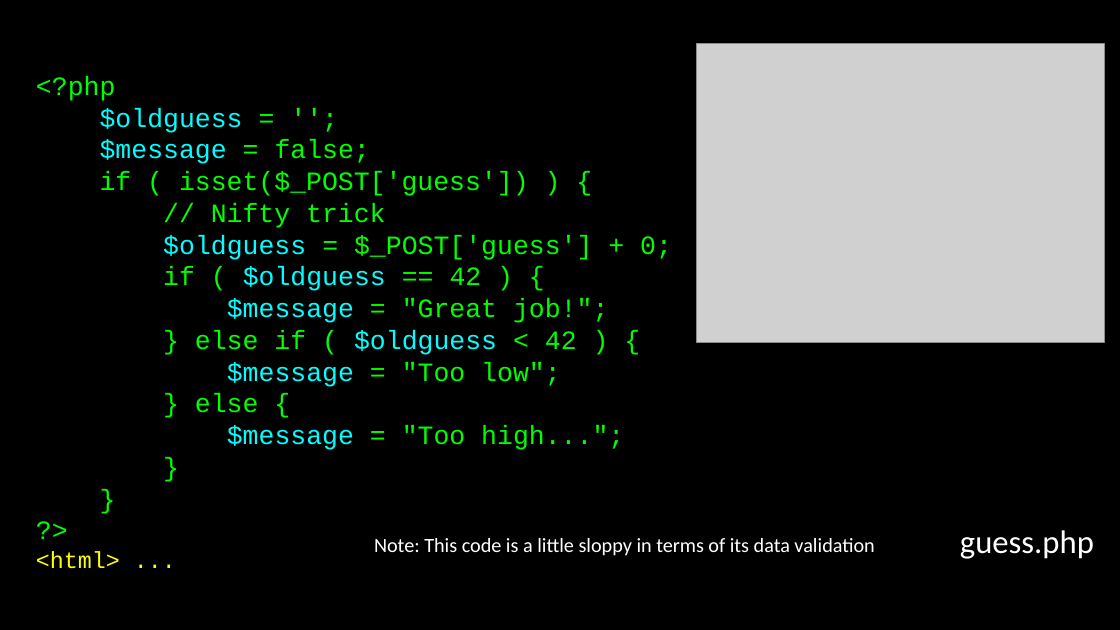
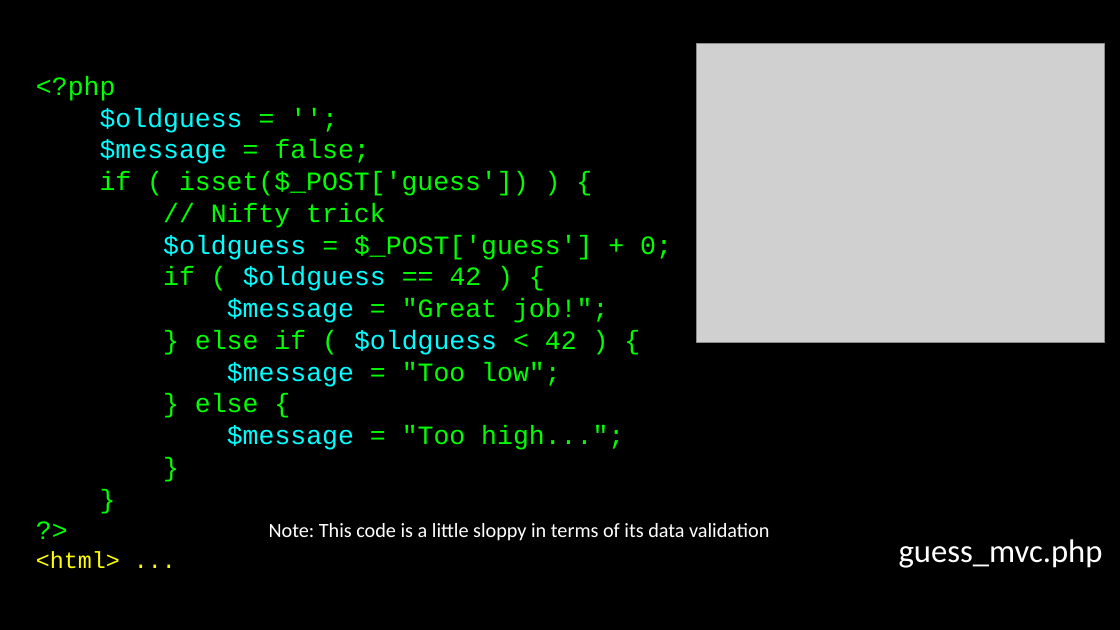
Before and after one commit to csev/wa4e, a slide deck: slide 30 of lectures/PHP-04-Forms.ppt (slide 31 before the commit). Drawn at 1120x630 pixels with LibreOffice and Linux fonts; fonts in the diff are those of the drawing; grey boxes stand for pictures. Boxes give left, top, right and bottom in pixels: in the first picture for what was removed or moved away, otherwise in the second. Text is boxed around its words. In the diff, an @@ line names an element or a change of style, - is before the commit and + after.

```diff
--- a/lectures/PHP-04-Forms.ppt
+++ b/lectures/PHP-04-Forms.ppt
@@ text "Note: This code is a ...": place and size @@
-text "Note: This code is a ..." at [374, 538, 874, 556]
+text "Note: This code is a ..." at [269, 523, 769, 541]
@@ text at [899, 539, 1103, 568]: text changed @@
-guess.php
+guess_mvc.php
```
Also in this commit, not shown: 17 other slides changed, 4 slides added, 4 slides removed, 3 other files.
